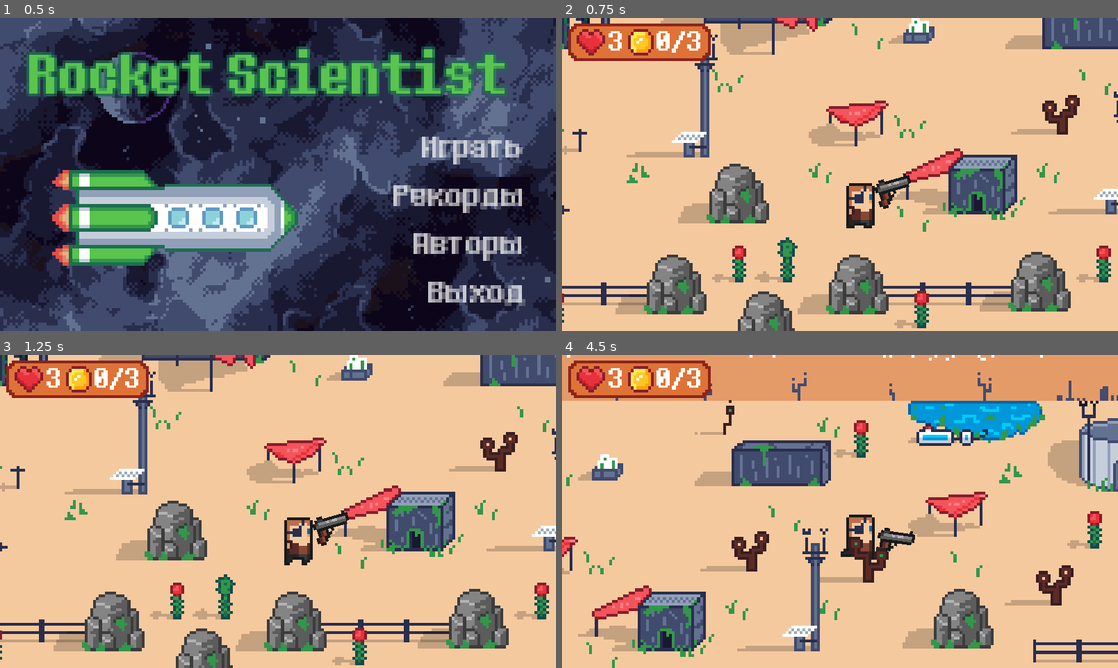
Above: before the commit, frames 1-4 (two rows, left to right).
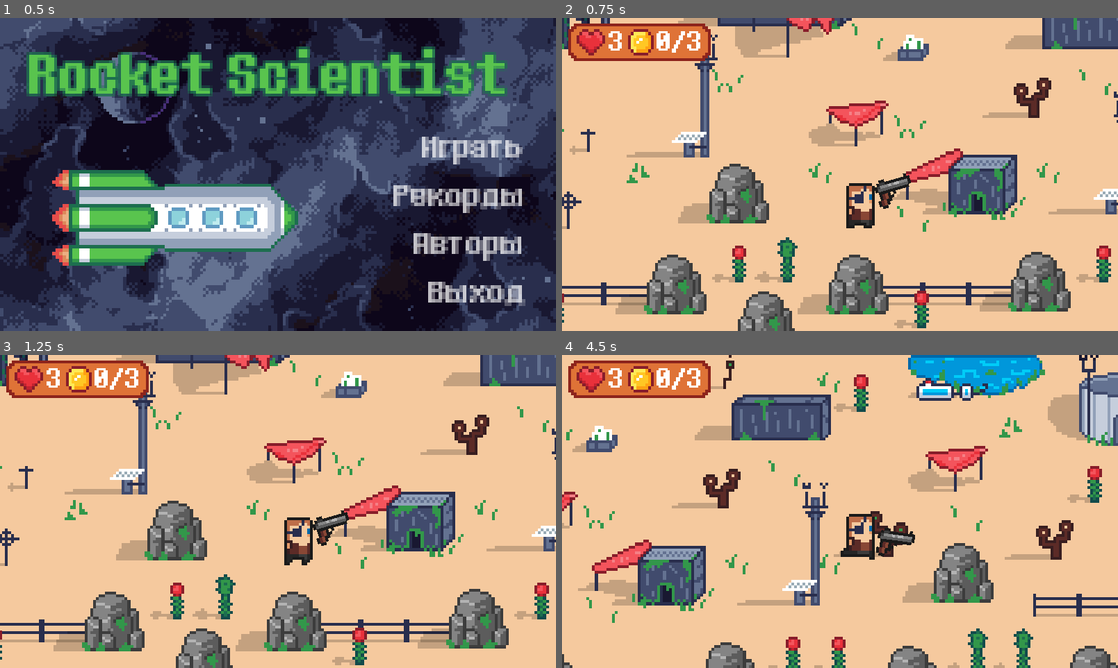
Above: after the commit, the same moments.

Repository: Sc222/rocket-scientist
Game: Godot game, scene res://MainMenu/MainMenu.tscn
The game is run twice, just before and just after one commit, with the same random seed, the same clock (stepped at 60 frames per second) and the same inputs.
Inputs (mouse positions are in pixels of both pictures, inside the frame that each line leads up to):
- Up to frame 1 (0.5 s): no input
- Up to frame 2 (0.75 s): click "Играть" at 0.5 s
- Up to frame 3 (1.25 s): no input
- Up to frame 4 (4.5 s): tap Enter at 1.25 s; move the mouse to (962, 495) at 1.27 s; hold D (player_right) 1.28-2.03 s; tap E (player_action) at 1.35, 2.85, 4.35 s; move the mouse to (728, 527) at 2.02 s; hold Down (player_down) 2.03-2.78 s; click (728, 527) at 2.1 s; move the mouse to (895, 442) at 2.77 s; hold D (player_right) 2.78-3.53 s; move the mouse to (812, 574) at 3.52 s; hold W (player_up) 3.53-4.28 s; click (812, 574) at 3.6 s; move the mouse to (1006, 558) at 4.27 s; hold A (player_left) from 4.28 s (still down)

Frame 1 is identical in both runs. In frame 2, 3.6% of the frame differs, in the area x 0-94%, y 0-68%; in frame 3, 3.6%; in frame 4, 45%, in the area x 0-100%, y 0-100%.

Commit message:
stage resources - can walk throught crosses and fix some errors

Diff:
--- a/StageResources/Monster.gd
+++ b/StageResources/Monster.gd
@@ -12,7 +12,7 @@
 var is_visible = false
 var player = null
 var navigation = null
-export var speed = 3.5
+var speed = 3.3
 var reload = 0.0
 var direction=DIR_RIGHT
 
@@ -20,6 +20,10 @@
 func init(player, navigation):
 	self.player = player
 	self.navigation = navigation
+	randomize()
+
+	#speed is a bit different to multiple monsters movement look nicer
+	speed = speed + randi()%3*0.1
 
 
 func _physics_process(delta):
@@ -37,7 +41,7 @@
 		var path_to_player = navigation.get_simple_path(tmp_pos, tmp_player_pos)
 
 		#debug line
-		get_parent().get_parent().get_parent().get_node("debugLine").points=path_to_player
+		#get_parent().get_parent().get_parent().get_node("debugLine").points=path_to_player
 
 		movement = (path_to_player[1] - tmp_pos).normalized()*speed
 
--- a/StageResources/Navigation2D.gd
+++ b/StageResources/Navigation2D.gd
@@ -14,7 +14,6 @@
 	"Buildings/Containers",
 	"Buildings/Tents",
 	"Buildings/Boxes",
-	"Buildings/Crosses",
 	"Buildings/Fences",
 	"Buildings/Pillars",
 	"Buildings/Other"
--- a/StageResources/Objects/ContainerLarge.tscn
+++ b/StageResources/Objects/ContainerLarge.tscn
@@ -11,9 +11,10 @@
 region_rect = Rect2( 0, 32, 64, 32 )
 
 [node name="StaticBody2D" type="StaticBody2D" parent="Sprite"]
-position = Vector2( 0, -8 )
+position = Vector2( 0, -16 )
 
 [node name="CollisionPolygon2D" type="CollisionPolygon2D" parent="Sprite/StaticBody2D"]
+position = Vector2( 0, 8 )
 polygon = PoolVector2Array( -17, 13, -17, 8, 32, 8, 32, 9, 27, 13, 8, 24, 7, 24, -5, 15, -5, 13 )
 
 [node name="NavigationPolygon2D" type="Polygon2D" parent="."]
--- a/StageResources/Objects/Cross.tscn
+++ b/StageResources/Objects/Cross.tscn
@@ -9,13 +9,3 @@
 texture = ExtResource( 1 )
 region_enabled = true
 region_rect = Rect2( 16, 64, 16, 16 )
-
-[node name="StaticBody2D" type="StaticBody2D" parent="Sprite"]
-position = Vector2( 0, -8 )
-
-[node name="CollisionPolygon2D" type="CollisionPolygon2D" parent="Sprite/StaticBody2D"]
-polygon = PoolVector2Array( 2, 13, 3, 13, 3, 12, 2, 12 )
-
-[node name="NavigationPolygon2D" type="Polygon2D" parent="."]
-color = Color( 1, 1, 1, 0.4 )
-polygon = PoolVector2Array( -2, 2, 7, 2, 7, -3, -2, -3 )
--- a/StageResources/Objects/CrossLarge.tscn
+++ b/StageResources/Objects/CrossLarge.tscn
@@ -9,13 +9,3 @@
 texture = ExtResource( 1 )
 region_enabled = true
 region_rect = Rect2( 0, 64, 16, 16 )
-
-[node name="StaticBody2D" type="StaticBody2D" parent="Sprite"]
-position = Vector2( 0, -8 )
-
-[node name="CollisionPolygon2D" type="CollisionPolygon2D" parent="Sprite/StaticBody2D"]
-polygon = PoolVector2Array( 3, 14, 4, 14, 4, 15, 3, 15 )
-
-[node name="NavigationPolygon2D" type="Polygon2D" parent="."]
-color = Color( 1, 1, 1, 0.4 )
-polygon = PoolVector2Array( -1, 2, 8, 2, 8, -3, -1, -3 )
--- a/StageResources/StageResouces.tscn
+++ b/StageResources/StageResouces.tscn
@@ -35,9 +35,9 @@
 [ext_resource path="res://StageResources/Navigation2D.gd" type="Script" id=33]
 
 [sub_resource type="NavigationPolygon" id=1]
-vertices = PoolVector2Array( 756, 204, 900, 174, 998, 173, 1024, 173, 1024, 213, 916, 212, 1024, 80, 1024, 166.987, 998, 167, 561, 140, 919, 93, 323, 83, 321, 80, 799, 80, 799, 85, 932, 83, 931, 80, 857, 84, 856, 80, 891, 80, 891, 83, 844, 174, 756, 198, 900, 169, 844, 169, 0, 213, 0, 80, 284, 80, 284, 83,  …(466 unchanged characters)…
+vertices = PoolVector2Array( 756, 204, 901, 174, 998, 173, 1024, 173, 1024, 213, 916, 212, 1024, 80, 1024, 166.987, 998, 167, 561, 140, 919, 93, 323, 83, 321, 80, 799, 80, 799, 85, 932, 83, 931, 80, 857, 84, 856, 80, 891, 80, 891, 83, 843, 174, 756, 198, 901, 169, 843, 169, 0, 213, 0, 80, 284, 80, 284, 83,  …(466 unchanged characters)…
 polygons = [ PoolIntArray( 0, 1, 2, 3, 4, 5 ), PoolIntArray( 6, 7, 8, 9, 10 ), PoolIntArray( 11, 12, 13, 14 ), PoolIntA …(1298 unchanged characters)…
-outlines = [ PoolVector2Array( 0, 213, 0, 80, 284, 80, 284,  …(638 unchanged characters)… 2, 202, 692, 205 ), PoolVector2Array( 844, 174, 844, 169, 900, 169, 900, 174 ), PoolVector2Array( 476, 154, 476, 151, 494, 134, 561, 134, 561, 140, 547, 154 ) ]
+outlines = [ PoolVector2Array( 0, 213, 0, 80, 284, 80, 284,  …(638 unchanged characters)… 2, 202, 692, 205 ), PoolVector2Array( 843, 174, 843, 169, 901, 169, 901, 174 ), PoolVector2Array( 476, 154, 476, 151, 494, 134, 561, 134, 561, 140, 547, 154 ) ]
 
 [sub_resource type="DynamicFontData" id=2]
 antialiased = false
@@ -102,7 +102,7 @@
 [node name="Player" parent="Map" instance=ExtResource( 3 )]
 
 [node name="ReloadIndicator" parent="Map/Player/Pistol" index="1"]
-frame = 3
+frame = 1
 
 [node name="PlayerPositions" type="Node2D" parent="Map"]
 
@@ -139,7 +139,7 @@
 rect = Rect2( -5, -5, 10, 10 )
 
 [node name="MonsterPos4" type="Position2D" parent="Map/MonsterPositions"]
-position = Vector2( 241, 107 )
+position = Vector2( 228, 107 )
 
 [node name="VisibilityNotifier" type="VisibilityNotifier2D" parent="Map/MonsterPositions/MonsterPos4"]
 rect = Rect2( -5, -5, 10, 10 )
@@ -157,7 +157,7 @@
 rect = Rect2( -5, -5, 10, 10 )
 
 [node name="MonsterPos7" type="Position2D" parent="Map/MonsterPositions"]
-position = Vector2( 286, 155 )
+position = Vector2( 280, 166 )
 
 [node name="VisibilityNotifier" type="VisibilityNotifier2D" parent="Map/MonsterPositions/MonsterPos7"]
 rect = Rect2( -5, -5, 10, 10 )
@@ -290,7 +290,7 @@
 scale = Vector2( 1, 1 )
 
 [node name="Position5" type="Position2D" parent="Map/ChestPositions"]
-position = Vector2( 592, 191 )
+position = Vector2( 592, 186 )
 scale = Vector2( 1, 1 )
 
 [node name="Position6" type="Position2D" parent="Map/ChestPositions"]
@@ -438,7 +438,7 @@
 position = Vector2( 244, 140 )
 
 [node name="Rock7" parent="Map/Rocks" instance=ExtResource( 5 )]
-position = Vector2( 304, 203 )
+position = Vector2( 309, 201 )
 
 [node name="Rock8" parent="Map/Rocks" instance=ExtResource( 5 )]
 position = Vector2( 336, 139 )
@@ -483,10 +483,10 @@
 position = Vector2( 240, 192 )
 
 [node name="TreeLarge2" parent="Map/Plants/Trees/Large" instance=ExtResource( 14 )]
-position = Vector2( 288, 192 )
+position = Vector2( 289, 188 )
 
 [node name="TreeLarge3" parent="Map/Plants/Trees/Large" instance=ExtResource( 14 )]
-position = Vector2( 336, 192 )
+position = Vector2( 339, 188 )
 
 [node name="TreeLarge4" parent="Map/Plants/Trees/Large" instance=ExtResource( 14 )]
 position = Vector2( 384, 192 )
@@ -506,16 +506,16 @@
 position = Vector2( 276, 128 )
 
 [node name="TreeMedGreen3" parent="Map/Plants/Trees/Medium" instance=ExtResource( 13 )]
-position = Vector2( 784, 144 )
+position = Vector2( 791, 151 )
 
 [node name="TreeMedGreen4" parent="Map/Plants/Trees/Medium" instance=ExtResource( 13 )]
-position = Vector2( 451, 195 )
+position = Vector2( 452, 193 )
 
 [node name="TreeMedGreen5" parent="Map/Plants/Trees/Medium" instance=ExtResource( 13 )]
 position = Vector2( 328, 208 )
 
 [node name="TreeMedGreen6" parent="Map/Plants/Trees/Medium" instance=ExtResource( 13 )]
-position = Vector2( 232, 208 )
+position = Vector2( 241, 209 )
 
 [node name="TreeMedGreen7" parent="Map/Plants/Trees/Medium" instance=ExtResource( 13 )]
 position = Vector2( 115, 197 )
@@ -524,16 +524,16 @@
 position = Vector2( 40, 209 )
 
 [node name="TreeMed2" parent="Map/Plants/Trees/Medium" instance=ExtResource( 11 )]
-position = Vector2( 438, 141 )
+position = Vector2( 433, 138 )
 
 [node name="TreeMed3" parent="Map/Plants/Trees/Medium" instance=ExtResource( 11 )]
-position = Vector2( 743, 140 )
+position = Vector2( 733, 134 )
 
 [node name="TreeMed4" parent="Map/Plants/Trees/Medium" instance=ExtResource( 11 )]
 position = Vector2( 850, 152 )
 
 [node name="TreeMed5" parent="Map/Plants/Trees/Medium" instance=ExtResource( 11 )]
-position = Vector2( 162, 197 )
+position = Vector2( 155, 194 )
 
 [node name="Small" type="YSort" parent="Map/Plants/Trees"]
 
@@ -692,7 +692,7 @@
 [node name="Containers" type="YSort" parent="Map/Buildings"]
 
 [node name="ContainerSmall1" parent="Map/Buildings/Containers" instance=ExtResource( 21 )]
-position = Vector2( 160, 186 )
+position = Vector2( 164, 183 )
 
 [node name="ContainerSmall2" parent="Map/Buildings/Containers" instance=ExtResource( 21 )]
 position = Vector2( 472, 112 )
@@ -701,7 +701,7 @@
 position = Vector2( 753, 110 )
 
 [node name="ContainerLarge1" parent="Map/Buildings/Containers" instance=ExtResource( 22 )]
-position = Vector2( 640, 112 )
+position = Vector2( 645, 113 )
 
 [node name="Tents" type="YSort" parent="Map/Buildings"]
 
@@ -732,7 +732,7 @@
 position = Vector2( 541, 117 )
 
 [node name="Box4" parent="Map/Buildings/Boxes" instance=ExtResource( 29 )]
-position = Vector2( 696, 108 )
+position = Vector2( 694, 114 )
 
 [node name="Box5" parent="Map/Buildings/Boxes" instance=ExtResource( 29 )]
 position = Vector2( 902, 131 )
@@ -741,18 +741,18 @@
 position = Vector2( 956, 112 )
 
 [node name="Box7" parent="Map/Buildings/Boxes" instance=ExtResource( 29 )]
-position = Vector2( 464, 207 )
+position = Vector2( 403, 119 )
 
 [node name="Crosses" type="YSort" parent="Map/Buildings"]
 
 [node name="Cross1" parent="Map/Buildings/Crosses" instance=ExtResource( 28 )]
-position = Vector2( 492, 172 )
+position = Vector2( 494, 170 )
 
 [node name="Cross2" parent="Map/Buildings/Crosses" instance=ExtResource( 28 )]
-position = Vector2( 535, 166 )
+position = Vector2( 536, 168 )
 
 [node name="Cross3" parent="Map/Buildings/Crosses" instance=ExtResource( 28 )]
-position = Vector2( 577, 146 )
+position = Vector2( 580, 146 )
 
 [node name="Cross4" parent="Map/Buildings/Crosses" instance=ExtResource( 28 )]
 position = Vector2( 568, 124 )
@@ -767,18 +767,18 @@
 position = Vector2( 604, 96 )
 
 [node name="CrossLarge3" parent="Map/Buildings/Crosses" instance=ExtResource( 27 )]
-position = Vector2( 568, 176 )
+position = Vector2( 572, 173 )
 
 [node name="CrossLarge4" parent="Map/Buildings/Crosses" instance=ExtResource( 27 )]
-position = Vector2( 460, 168 )
+position = Vector2( 459, 165 )
 
 [node name="CrossLarge5" parent="Map/Buildings/Crosses" instance=ExtResource( 27 )]
-position = Vector2( 472, 140 )
+position = Vector2( 468, 134 )
 
 [node name="Fences" type="YSort" parent="Map/Buildings"]
 
 [node name="Fence11" parent="Map/Buildings/Fences" instance=ExtResource( 30 )]
-position = Vector2( 169, 208 )
+position = Vector2( 170, 208 )
 
 [node name="Pillars" type="YSort" parent="Map/Buildings"]
 
